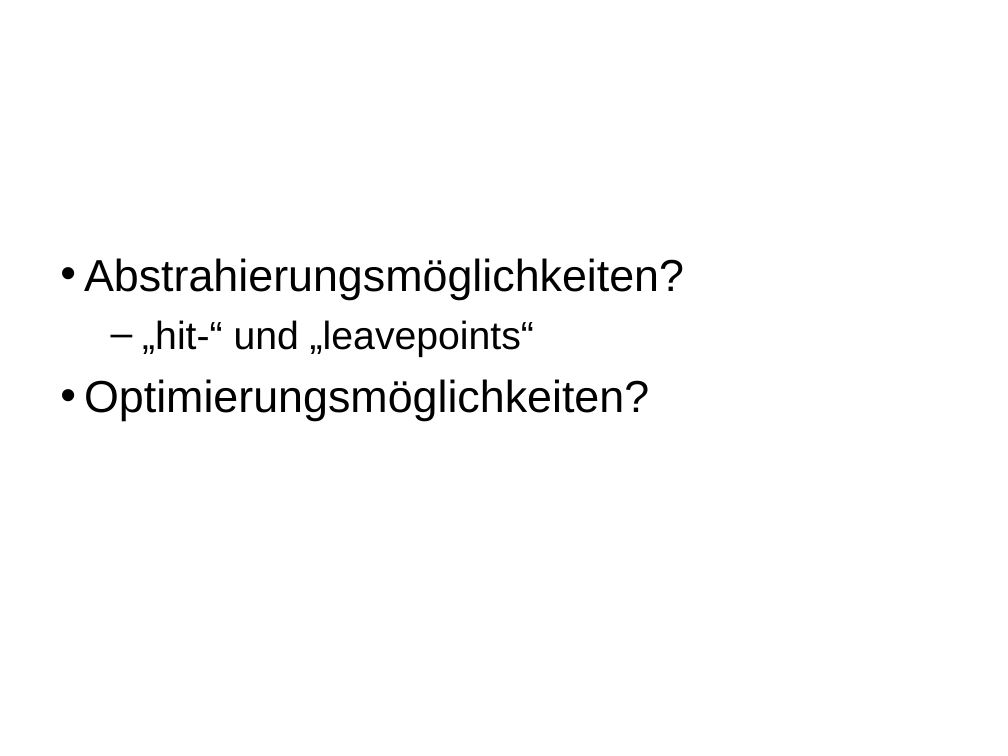
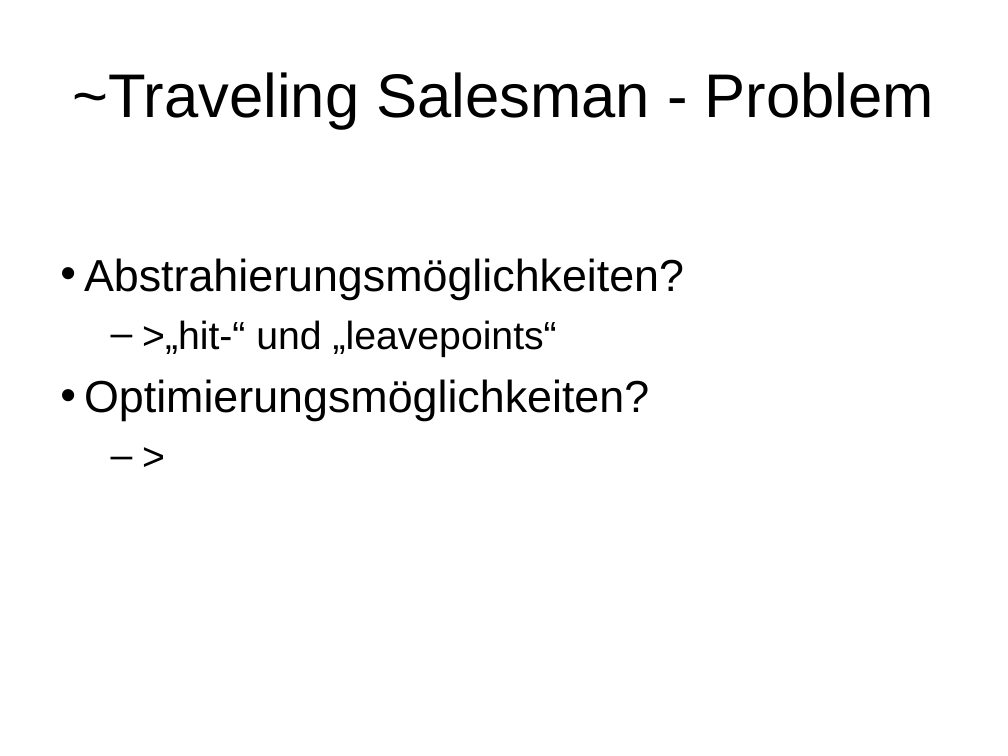
Before and after one commit to khase/MotionPlanning, a slide deck: slide 6 of Seminar/Themenvorschlag-3D-Print.ppt (slide 3 before the commit). Drawn at 1008x756 pixels with LibreOffice and Linux fonts; fonts in the diff are those of the drawing. Boxes give left, top, right and bottom in pixels: in the first picture for what was removed or moved away, otherwise in the second. Text is boxed around its words. In the diff, an @@ line names an element or a change of style, - is before the commit and + after.

```diff
--- a/Seminar/Themenvorschlag-3D-Print.ppt
+++ b/Seminar/Themenvorschlag-3D-Print.ppt
@@ title added at (x1=73, y1=72, x2=934, y2=129), 44 pt, text #000000 @@
+~Traveling Salesman - Problem
@@ text at (x1=84, y1=258, x2=684, y2=421): paragraph added @@
+  – >
@@ text at (x1=142, y1=320, x2=557, y2=357): text changed @@
-  – „hit-“ und „leavepoints“
+  – >„hit-“ und „leavepoints“
```
Also in this commit, not shown: 1 other slide changed, 4 slides added, 1 slide removed.
